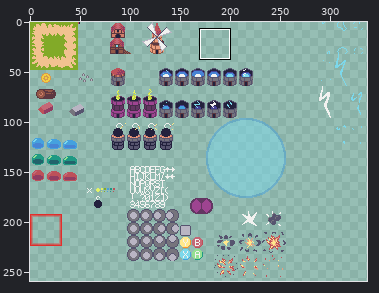
Two versions of one sprite sheet, src/res/textures/textures_unpacked.png. Above, an overview of the earlier version with the close-up marked.
Close-up. Earlier state:
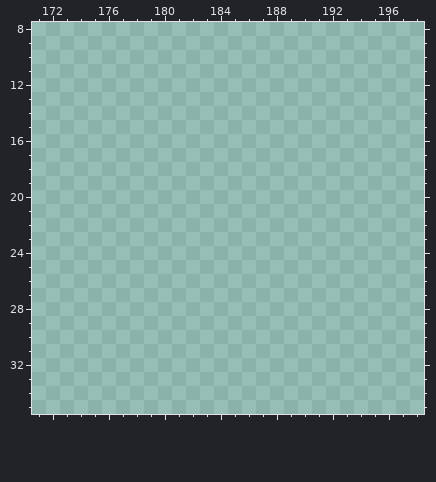
The file is 512x512 pixels. Shown: x 171..198, y 8..35. The wide view leaves out empty margins.
After:
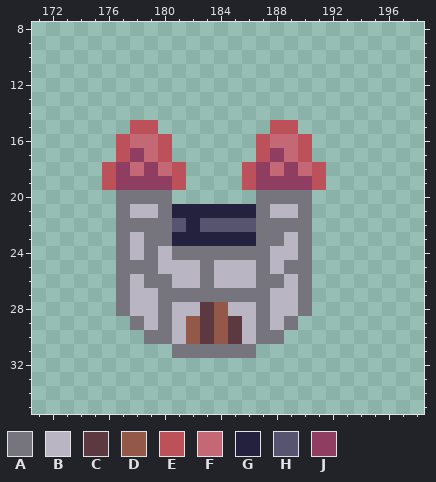
Palette (. is transparent): A #76747d  B #b9b5c3  C #5c3841  D #945848  E #bd515a  F #c56876  G #23213d  H #57546f  J #903d62
From old to new:
@@ x 171..198 @@
 14 ............................
-15 ............................
-16 ............................
-17 ............................
-18 ............................
-19 ............................
-20 ............................
-21 ............................
-22 ............................
-23 ............................
-24 ............................
-25 ............................
-26 ............................
-27 ............................
-28 ............................
-29 ............................
-30 ............................
-31 ............................
+15 .......EE........EE.........
+16 ......EFFE......EFFE........
+17 ......EJFE......EJFE........
+18 .....EJFJFE....EJFJFE.......
+19 .....EJJJJE....EJJJJE.......
+20 ......AAAA......AAAA........
+21 ......ABBAGGGGGGABBA........
+22 ......AAAAHGHHHHAAAA........
+23 ......ABAAGGGGGGAABA........
+24 ......ABABAAAAAAABBA........
+25 ......AAABBBABBBABAA........
+26 ......ABAABBABBBAABA........
+27 ......ABBAAAAAAAABBA........
+28 ......ABBABBCDBBABBA........
+29 .......ABABDCDCBABA.........
+30 ........AABDCDCBAA..........
+31 ..........AAAAAA............
 32 ............................
